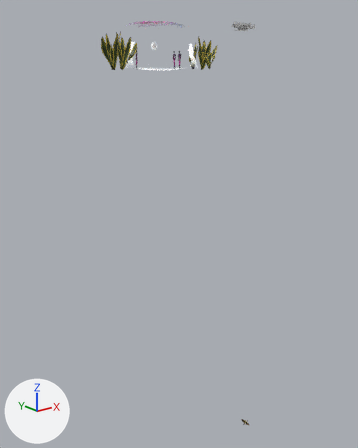
A saved change to the glTF model public/assets/animacao-ufes.glb.
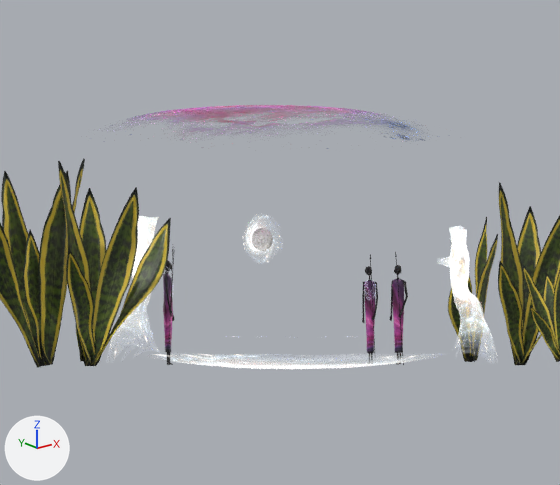
The first picture shows the older version from a 50 mm lens placed at (-4.63, -6.31, -0.36), pointed at (0.38, -0.04, -2.87). The close-ups show both versions on the part from 29% to 59% of the width and 0% to 21% of the height of that picture; other places that the commit changed are outside them. Arrows for +X, +Y and +Z are at lower left; the lights stay in place. Where no turn or scale is listed for an object, it has been applied to the vertices.

The scene before the commit, as lines of its bpy script (objects in view):
```python
me_cylinder_001 = bpy.data.meshes.new('Cylinder.001')
me_cylinder_001.from_pydata(...)  # 912 vertices, 1748 faces; spans x -0.95..1.25, y -2.96..2.96, z -0.04..4.59
me_cylinder_001.materials.append(mat_galaxia_tronco)  # picture img_galaxia
me_galaxia_002 = bpy.data.meshes.new('galaxia.002')
me_galaxia_002.from_pydata(...)  # 81 vertices, 128 faces; spans x -0.464..0.464, y -0.448..0.448, z 0.0..0.045
me_galaxia_002.materials.append(mat_galaxia)  # picture img_galaxia
me_sphere_002 = bpy.data.meshes.new('Sphere.002')
me_sphere_002.from_pydata(...)  # 697 vertices, 1344 faces; spans x -0.027..0.025, y -0.023..0.011, z -0.002..0.301
# faces by material slot: [976, 368]
me_sphere_002.materials.append(mat_maasai_corpo)  # black #111115
me_sphere_002.materials.append(mat_material_005)  # picture img_aldebarans
ob_galaxia_003 = bpy.data.objects.new('galaxia.003', me_galaxia_002)
ob_galaxia_003.location = (-0.052, -0.128, -0.387)
ob_maasai_003 = bpy.data.objects.new('maasai.003', me_sphere_002)
ob_maasai_003.location = (0.347, -0.102, -0.375)
ob_maasai_003.rotation_euler = (0.0, 0.0, -1.02)  # degrees (0, 0, -58)
ob_maasai_003.scale = (1.01, 1.01, 1.01)
ob_tronco_etereo_001 = bpy.data.objects.new('tronco-etereo.001', me_cylinder_001)
ob_tronco_etereo_001.location = (-0.495, -0.02, -0.37)
ob_tronco_etereo_001.scale = (0.0814, 0.0273, 0.0814)
ob_tronco_etereo_003 = bpy.data.objects.new('tronco-etereo.003', me_cylinder_001)
ob_tronco_etereo_003.location = (0.406, -0.351, -0.372)
ob_tronco_etereo_003.rotation_euler = (0.0, 0.0, 2.118)  # degrees (0, 0, 121)
ob_tronco_etereo_003.scale = (0.0785, 0.0263, 0.0785)
# also in view: 'espada-de-santa-barbara.008' at (0.48, -0.23, -0.17); 'espada-de-santa-barbara.010' at (0.67, -0.4, -0.24); 'espada-de-santa-barbara.006' at (-0.85, -0.09, -0.13); 'espada-de-santa-barbara.012' at (0.71, -0.3, -0.13); 'galaxia.001' at (-0.03, -0.02, 0.25)
```
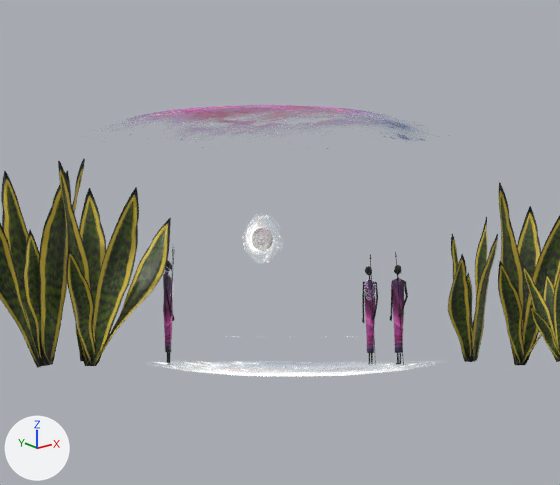
Changed parts and their boxes [x1, y1, x2, y2] in the close-ups (560 x 485 px):
```json
{"object": "tronco-etereo.003", "change": "deleted", "before": [441, 226, 493, 349]}
{"object": "galaxia.003", "change": "moved", "before": [153, 354, 415, 369], "after": [156, 361, 435, 377]}
{"object": "tronco-etereo.001", "change": "deleted", "before": [110, 216, 158, 354]}
```

Scene script edits in JSON lines:
```json
{"op": "set", "path": "ob_galaxia_003.location", "old": "(-0.052, -0.128, -0.387)", "new": "(-0.052, -0.128, -0.407)"}
{"op": "remove", "block": "ob_tronco_etereo_001", "code": ["ob_tronco_etereo_001 = bpy.data.objects.new('tronco-etereo.001', me_cylinder_001)", "ob_tronco_etereo_001.location = (-0.495, -0.02, -0.37)", "ob_tronco_etereo_001.scale = (0.0814, 0.0273, 0.0814)"]}
{"op": "remove", "block": "ob_tronco_etereo_003", "code": ["ob_tronco_etereo_003 = bpy.data.objects.new('tronco-etereo.003', me_cylinder_001)", "ob_tronco_etereo_003.location = (0.406, -0.351, -0.372)", "ob_tronco_etereo_003.rotation_euler = (0.0, 0.0, 2.118)  # degrees (0, 0, 121)", "ob_tronco_etereo_003.scale = (0.0785, 0.0263, 0.0785)"]}
```
